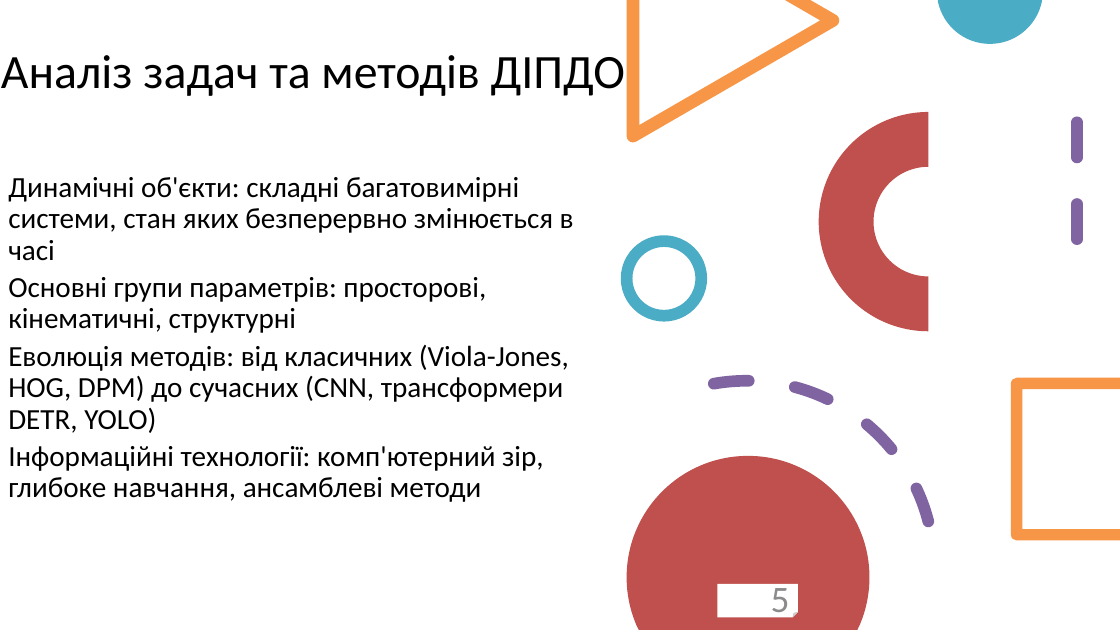
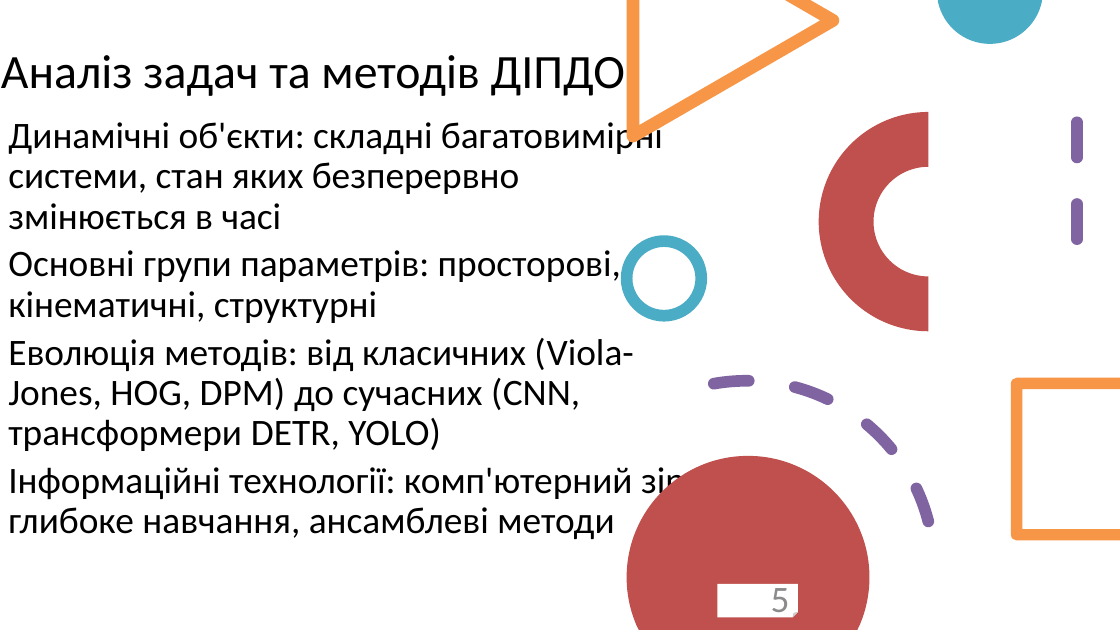
Before and after one commit to ly0wenka/dis_f, a slide deck: slide 5 of dissertation_Kondratov_slides.pptx. Drawn at 1120x630 pixels with LibreOffice and Linux fonts; fonts in the diff are those of the drawing. Boxes give left, top, right and bottom in pixels: in the first picture for what was removed or moved away, otherwise in the second. Text is boxed around its words. In the diff, an @@ line names an element or a change of style, - is before the commit and + after.

```diff
--- a/dissertation_Kondratov_slides.pptx
+++ b/dissertation_Kondratov_slides.pptx
@@ text "Динамічні об'єкти: складні багатовимірні системи, ...": place and size @@
-text "Динамічні об'єкти: складні багатовимірні системи, ..." at [8, 177, 574, 502]
+text "Динамічні об'єкти: складні багатовимірні системи, ..." at [8, 117, 694, 539]
@@ text "Динамічні об'єкти: складні багатовимірні системи, ..." at [8, 117, 694, 539]: size 25 to 32 pt; more space between paragraphs @@
```
Also in this commit, not shown: 9 other slides changed.
